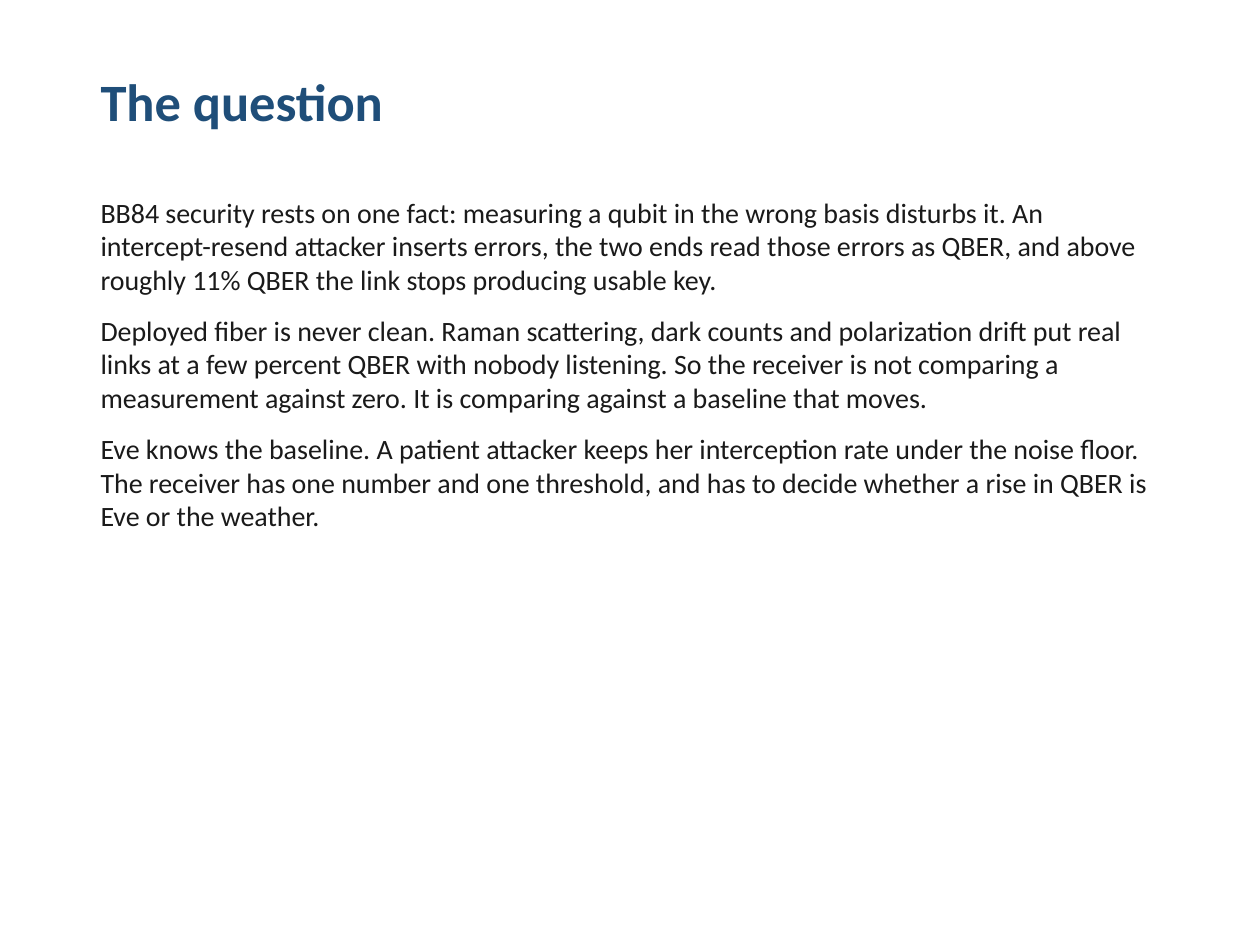
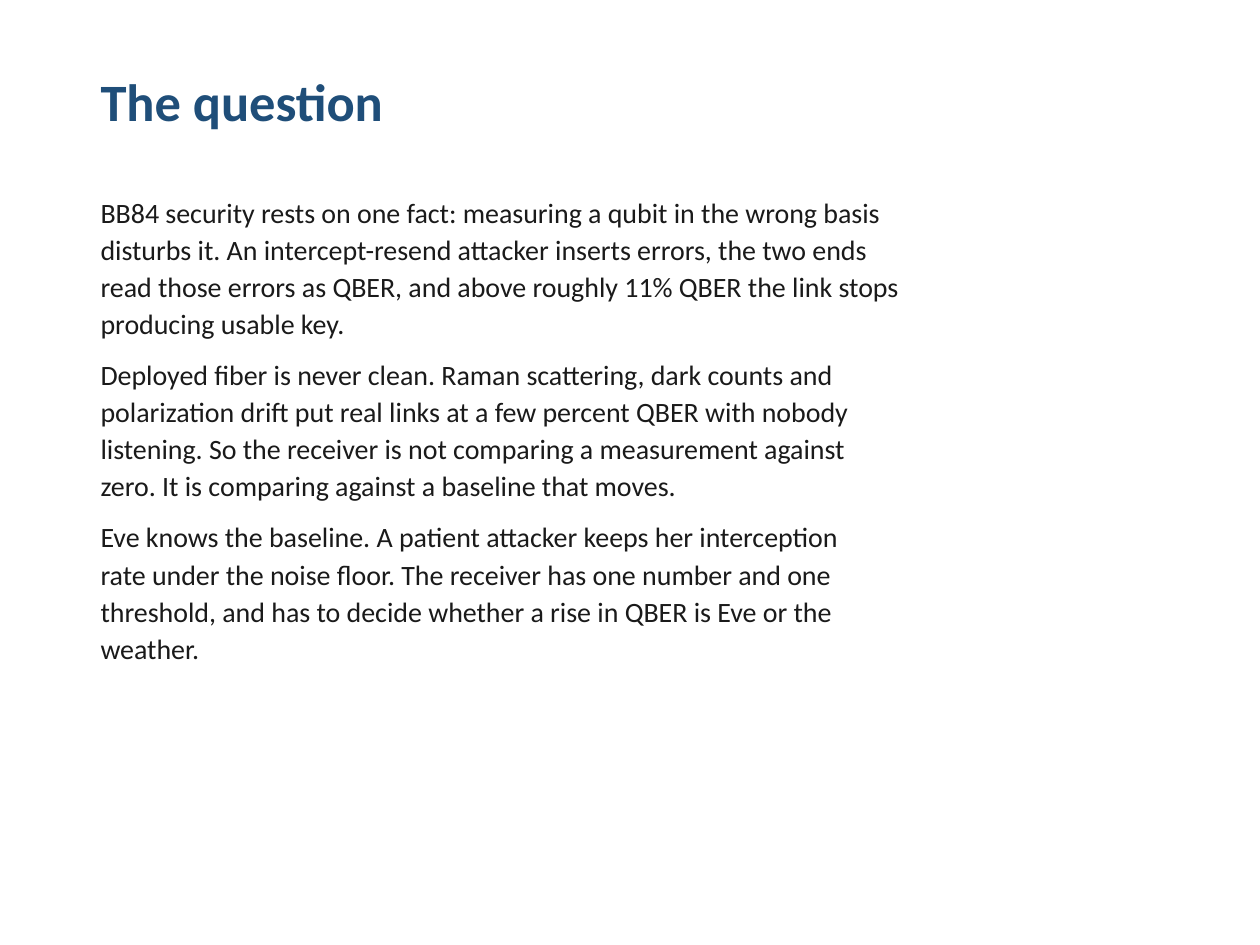
Before and after one commit to ChiaraDeVenuto/evesense-qkd, a slide deck: slide 2 of report/evesense_deck.pptx. Drawn at 1260x945 pixels with LibreOffice and Linux fonts; fonts in the diff are those of the drawing. Boxes give left, top, right and bottom in pixels: in the first picture for what was removed or moved away, otherwise in the second. Text is boxed around its words. In the diff, an @@ line names an element or a change of style, - is before the commit and + after.

```diff
--- a/report/evesense_deck.pptx
+++ b/report/evesense_deck.pptx
@@ text at bbox=[101, 203, 899, 659]: text changed @@
-BB84 security rests on one fact: measuring a qubit in the wrong basis disturbs it. An intercept-resend attacker inserts errors, the two ends read those errors as QBER, and above roughly 11% QBER the link stops producing usable key.
-Deployed fiber is never clean. Raman scattering, dark counts and polarization drift put real links at a few percent QBER with nobody listening. So the receiver is not comparing a measurement against zero. It is comparing against a baseline that moves.
-Eve knows the baseline. A patient attacker keeps her interception rate under the noise floor. The receiver has one number and one threshold, and has to decide whether a rise in QBER is Eve or the weather.
+BB84 security rests on one fact: measuring a qubit in the wrong basis
+disturbs it. An intercept-resend attacker inserts errors, the two ends
+read those errors as QBER, and above roughly 11% QBER the link stops
+producing usable key.
+Deployed fiber is never clean. Raman scattering, dark counts and
+polarization drift put real links at a few percent QBER with nobody
+listening. So the receiver is not comparing a measurement against
+zero. It is comparing against a baseline that moves.
+Eve knows the baseline. A patient attacker keeps her interception
+rate under the noise floor. The receiver has one number and one
+threshold, and has to decide whether a rise in QBER is Eve or the
+weather.
```
Also in this commit, not shown: 5 other slides changed, 2 other files.
